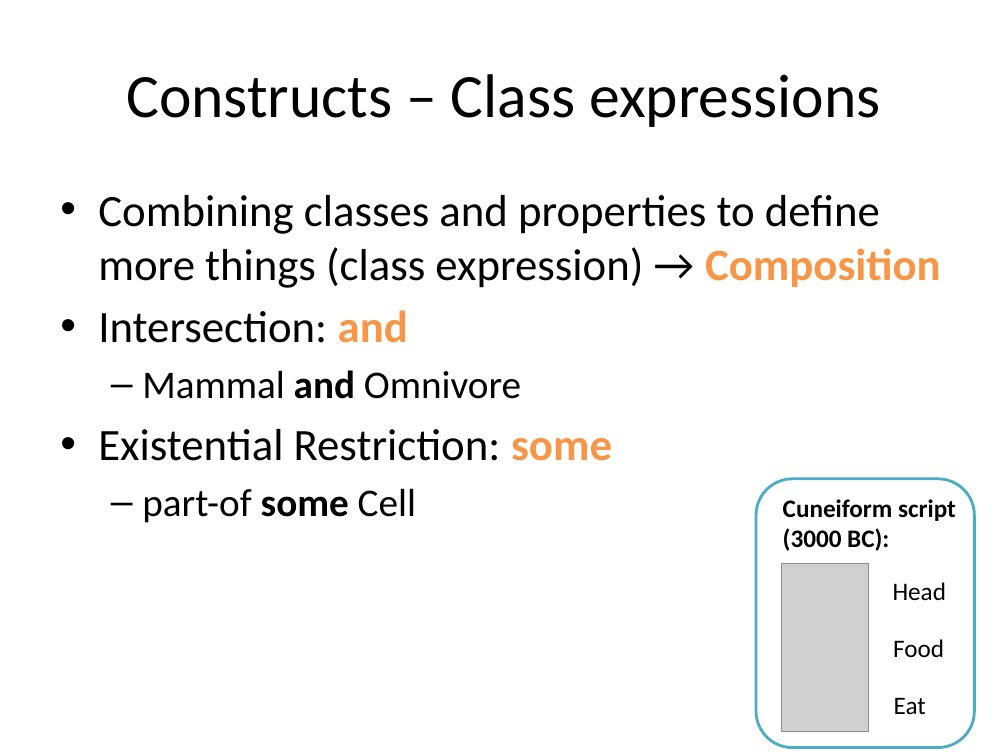
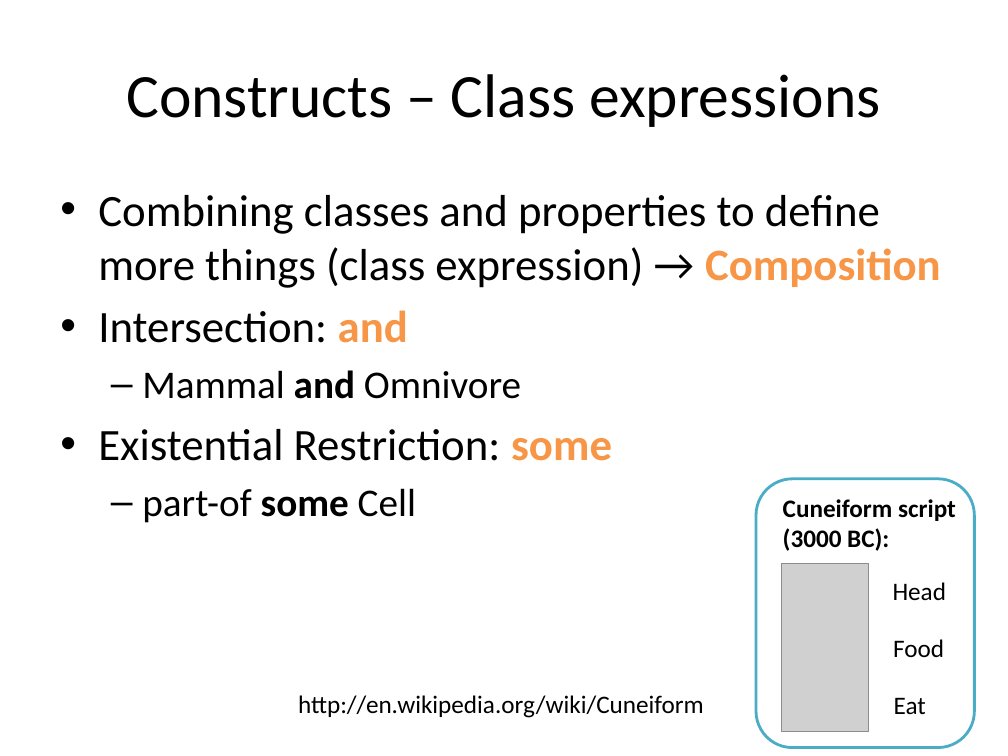
Before and after one commit to loopasam/owl-tutorial-icbo2013, a slide deck: slide 24 of presentation/tutorial_owl_icbo_2013.pptx. Drawn at 1008x756 pixels with LibreOffice and Linux fonts; fonts in the diff are those of the drawing; grey boxes stand for pictures. Boxes give left, top, right and bottom in pixels: in the first picture for what was removed or moved away, otherwise in the second. Text is boxed around its words. In the diff, an @@ line names an element or a change of style, - is before the commit and + after.

```diff
--- a/presentation/tutorial_owl_icbo_2013.pptx
+++ b/presentation/tutorial_owl_icbo_2013.pptx
@@ text added at bbox=[298, 695, 704, 718], 18 pt, text #000000 @@
+http://en.wikipedia.org/wiki/Cuneiform
```
Also in this commit, not shown: 10 other slides changed, 1 slide added, 1 slide removed, 1 other file.
